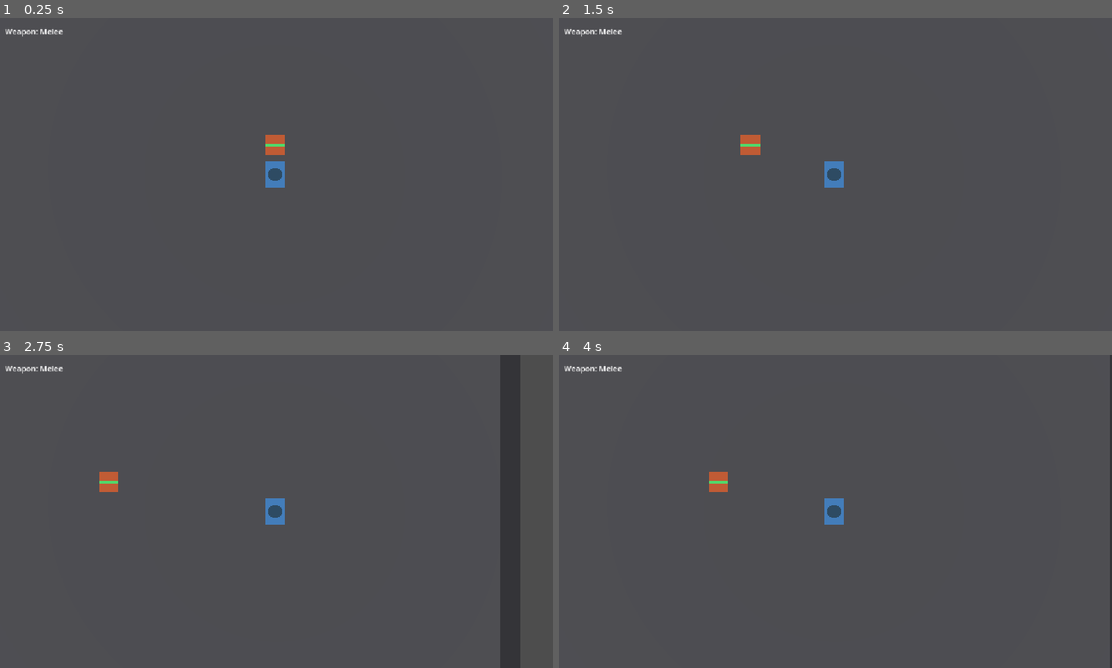
Above: before the commit, frames 1-4 (two rows, left to right).
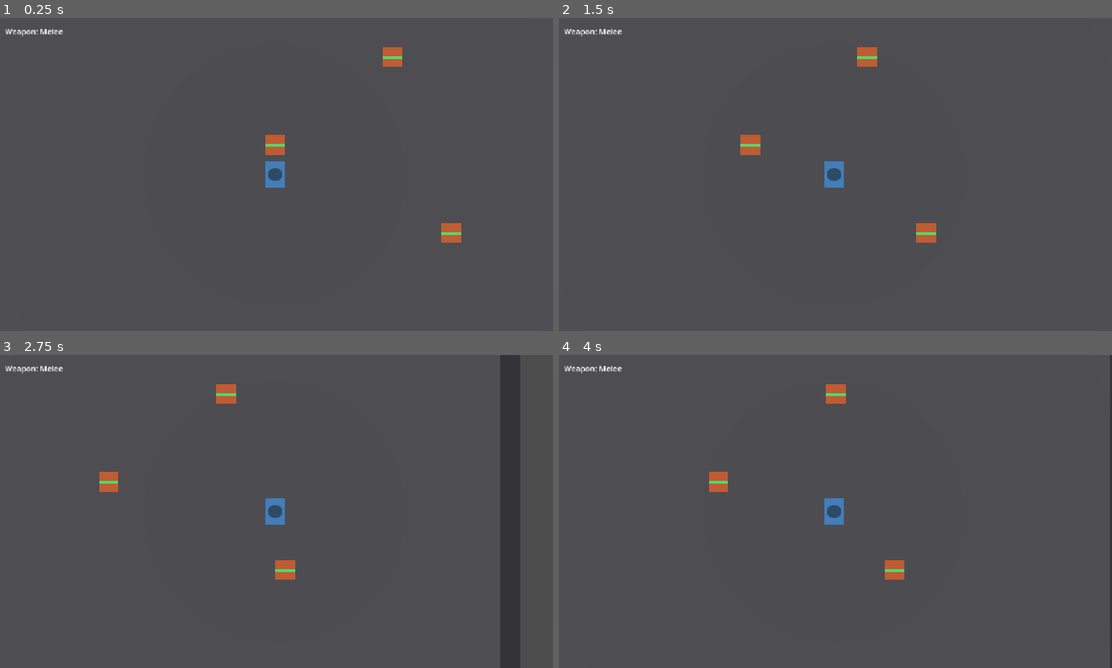
Above: after the commit, the same moments.

Repository: dazelu23-droid/battle-bots
Game: Godot game, scene res://robot_battler/arena.tscn
Same seed, same stepped clock (60 frames per second), same inputs: the game is played once before the commit and once after it.
Inputs (mouse positions are in pixels of both pictures, inside the frame that each line leads up to):
- Up to frame 1 (0.25 s): no input
- Up to frame 2 (1.5 s): tap Enter at 0.5 s; move the mouse to (957, 158) at 0.52 s; press the mouse at (957, 158) at 0.53 s; hold D (move_right) 0.53-1.25 s; release the mouse at (957, 158) at 1.25 s; drag from (724, 190) to (807, 237) at 1.27 s
- Up to frame 3 (2.75 s): tap Space at 2 s; move the mouse to (331, 442) at 2.02 s; press the mouse at (331, 442) at 2.03 s; hold D (move_right) from 2.03 s (still down)
- Up to frame 4 (4 s): release D (move_right) at 2.75 s; release the mouse at (890, 442) at 2.75 s; drag from (807, 574) to (669, 464) at 2.77 s; tap Enter at 3.5 s; move the mouse to (1001, 558) at 3.52 s; press the mouse at (1001, 558) at 3.53 s; hold A (move_left) from 3.53 s (still down)

The runs differ from the first frame. In frame 1, 0.4% of the frame differs, in the area x 69-84%, y 9-72%; in frame 2, 0.5%, in the area x 53-69%, y 9-72%; in frame 3, 0.5%; in frame 4, 0.4%.

Commit message:
Populate arena with four dummy targets for melee/ranged range coverage

Diff:
--- a/robot_battler/arena.tscn
+++ b/robot_battler/arena.tscn
@@ -113,3 +113,12 @@
 transform = Transform3D(1, 0, 0, 0, 1, 0, 0, 0, 1, 0, 0, -1.5)
 
 [node name="PlayerRobot" parent="." unique_id=1586882751 instance=ExtResource("2_yfry8")]
+
+[node name="DummyTarget2" parent="." unique_id=705823074 instance=ExtResource("1_5ikrm")]
+transform = Transform3D(1, 0, 0, 0, 1, 0, 0, 0, 1, 6, 0, -6)
+
+[node name="DummyTarget3" parent="." unique_id=1765667809 instance=ExtResource("1_5ikrm")]
+transform = Transform3D(1, 0, 0, 0, 1, 0, 0, 0, 1, -8, 0, -10)
+
+[node name="DummyTarget4" parent="." unique_id=566851900 instance=ExtResource("1_5ikrm")]
+transform = Transform3D(1, 0, 0, 0, 1, 0, 0, 0, 1, 9, 0, 3)
